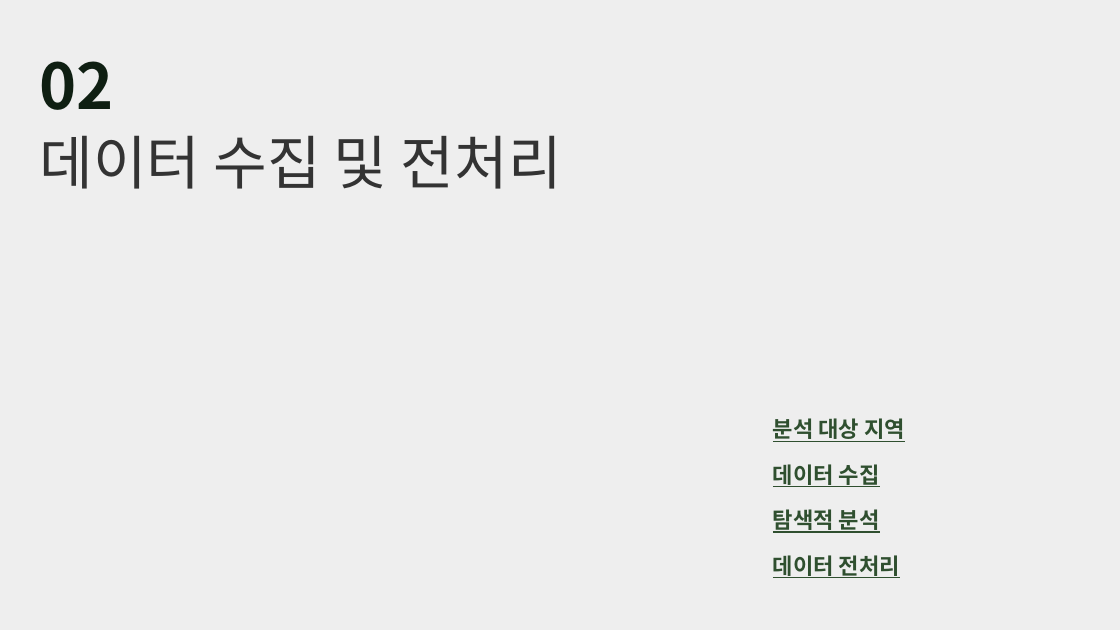
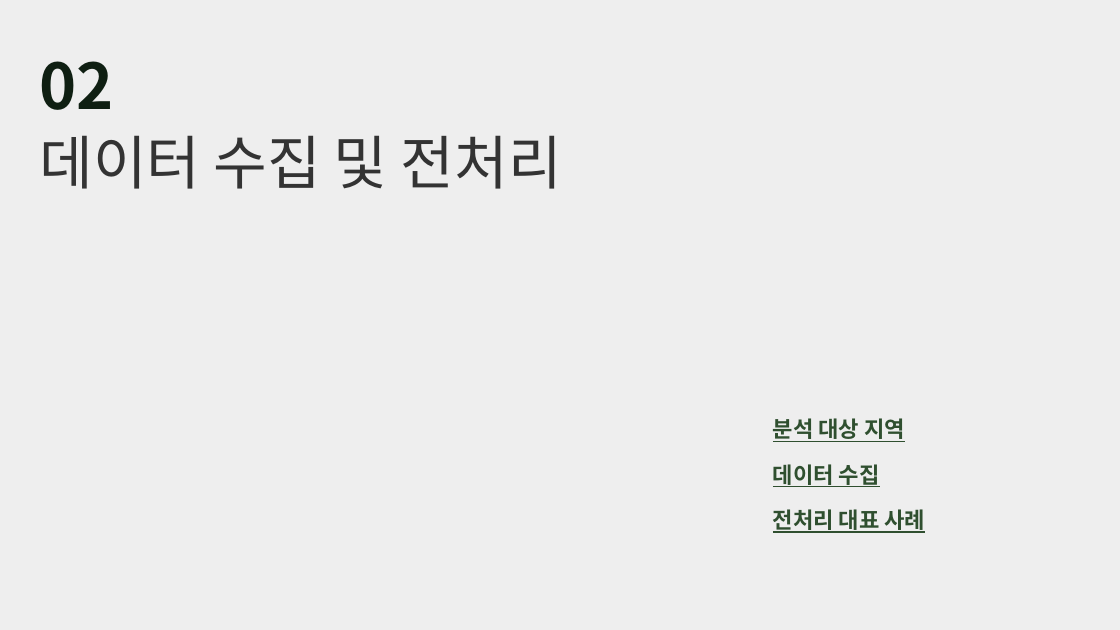
Before and after one commit to hanjune1121-afk/-, a slide deck: slide 2 of 발표자료/강원고랭지_토양유실_15쪽이후.pptx. Drawn at 1120x630 pixels with LibreOffice and Linux fonts; fonts in the diff are those of the drawing. Boxes give left, top, right and bottom in pixels: in the first picture for what was removed or moved away, otherwise in the second. Text is boxed around its words. In the diff, an @@ line names an element or a change of style, - is before the commit and + after.

```diff
--- a/발표자료/강원고랭지_토양유실_15쪽이후.pptx
+++ b/발표자료/강원고랭지_토양유실_15쪽이후.pptx
@@ text at [773, 509, 926, 533]: text changed @@
-탐색적 분석
+전처리 대표 사례
@@ text removed at [773, 555, 900, 578] @@
-데이터 전처리
```
Also in this commit, not shown: 18 other slides changed, 14 slides added, 11 slides removed, 4 other files.
